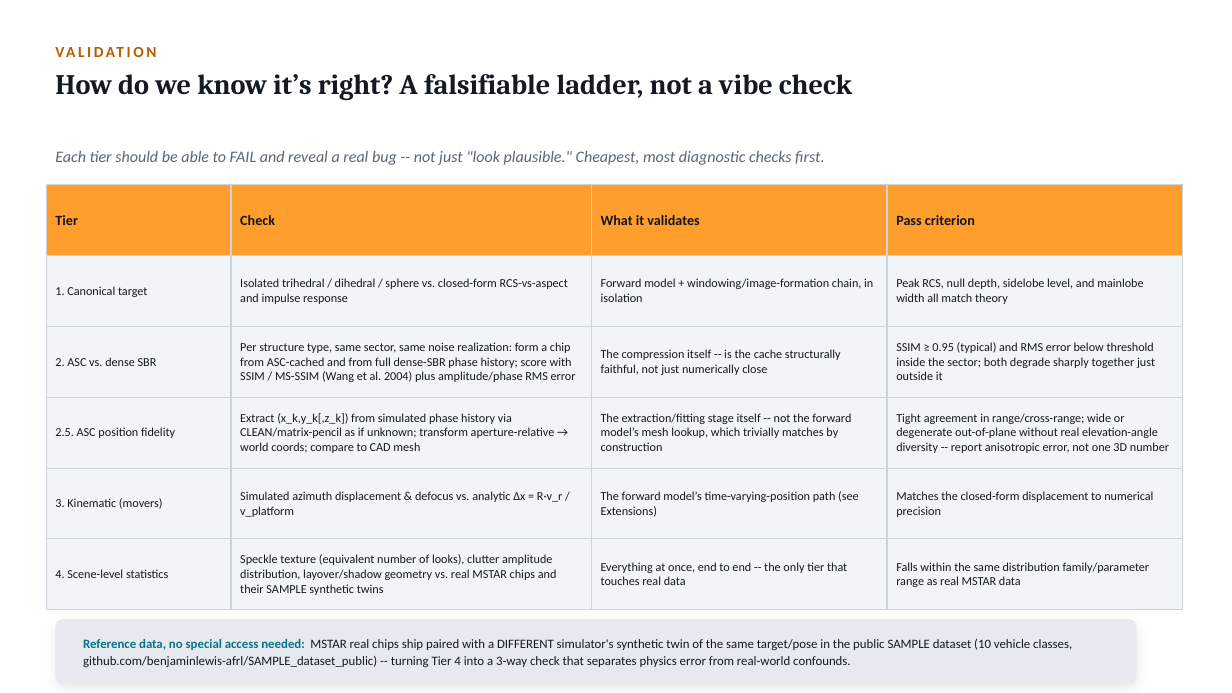
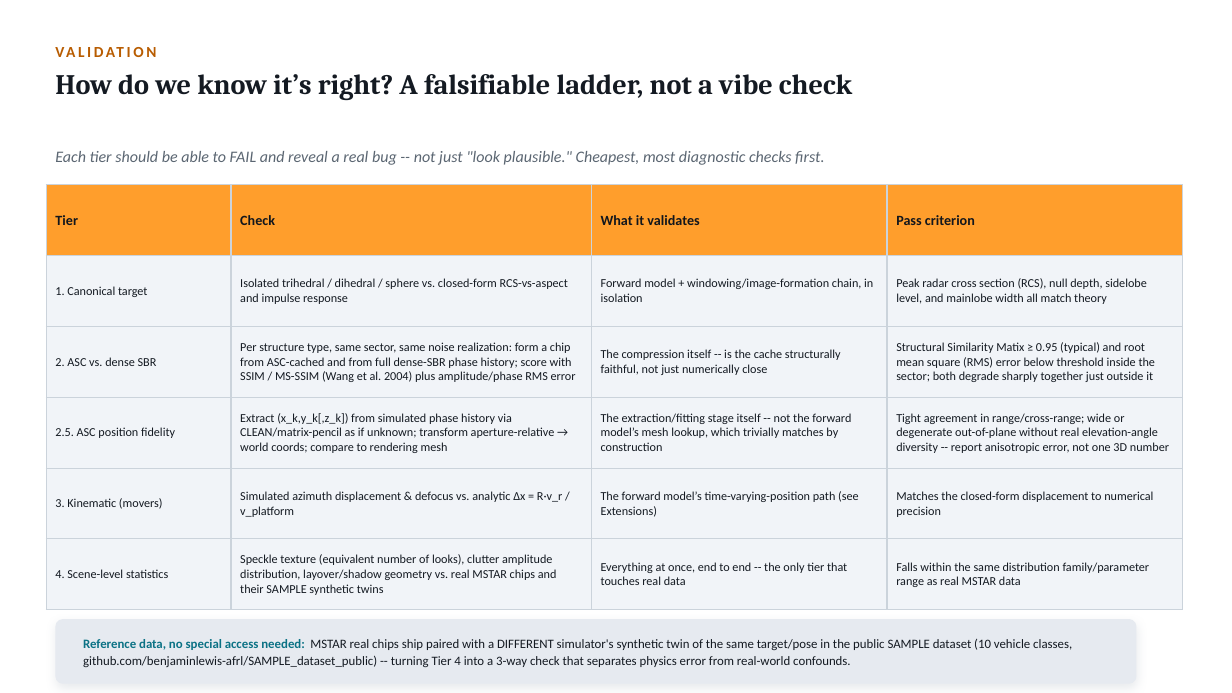
Before and after one commit to dphilli1-00/portfolio, a slide deck: slide 19 of beyond SARCASTIC.pptx. Drawn at 1232x693 pixels with LibreOffice and Linux fonts; fonts in the diff are those of the drawing. Boxes give left, top, right and bottom in pixels: in the first picture for what was removed or moved away, otherwise in the second. Text is boxed around its words. In the diff, an @@ line names an element or a change of style, - is before the commit and + after.

```diff
--- a/beyond SARCASTIC.pptx
+++ b/beyond SARCASTIC.pptx
@@ table at box(46, 185, 1183, 610) @@
-row 2, column 4: Peak RCS, null depth, sidelobe level, and mainlobe width all match theory
+row 2, column 4: Peak radar cross section (RCS), null depth, sidelobe level, and mainlobe width all match theory
-row 3, column 4: SSIM ≥ 0.95 (typical) and RMS error below threshold inside the sector; both degrade sharply together just outside it
+row 3, column 4: Structural Similarity Matix ≥ 0.95 (typical) and root mean square (RMS) error below threshold inside the sector; both degrade sharply together just outside it
-row 4, column 2: Extract (x_k,y_k[,z_k]) from simulated phase history via CLEAN/matrix-pencil as if unknown; transform aperture-relative → world coords; compare to CAD mesh
+row 4, column 2: Extract (x_k,y_k[,z_k]) from simulated phase history via CLEAN/matrix-pencil as if unknown; transform aperture-relative → world coords; compare to rendering mesh
```
Also in this commit, not shown: 5 other slides changed, 26 other files.
